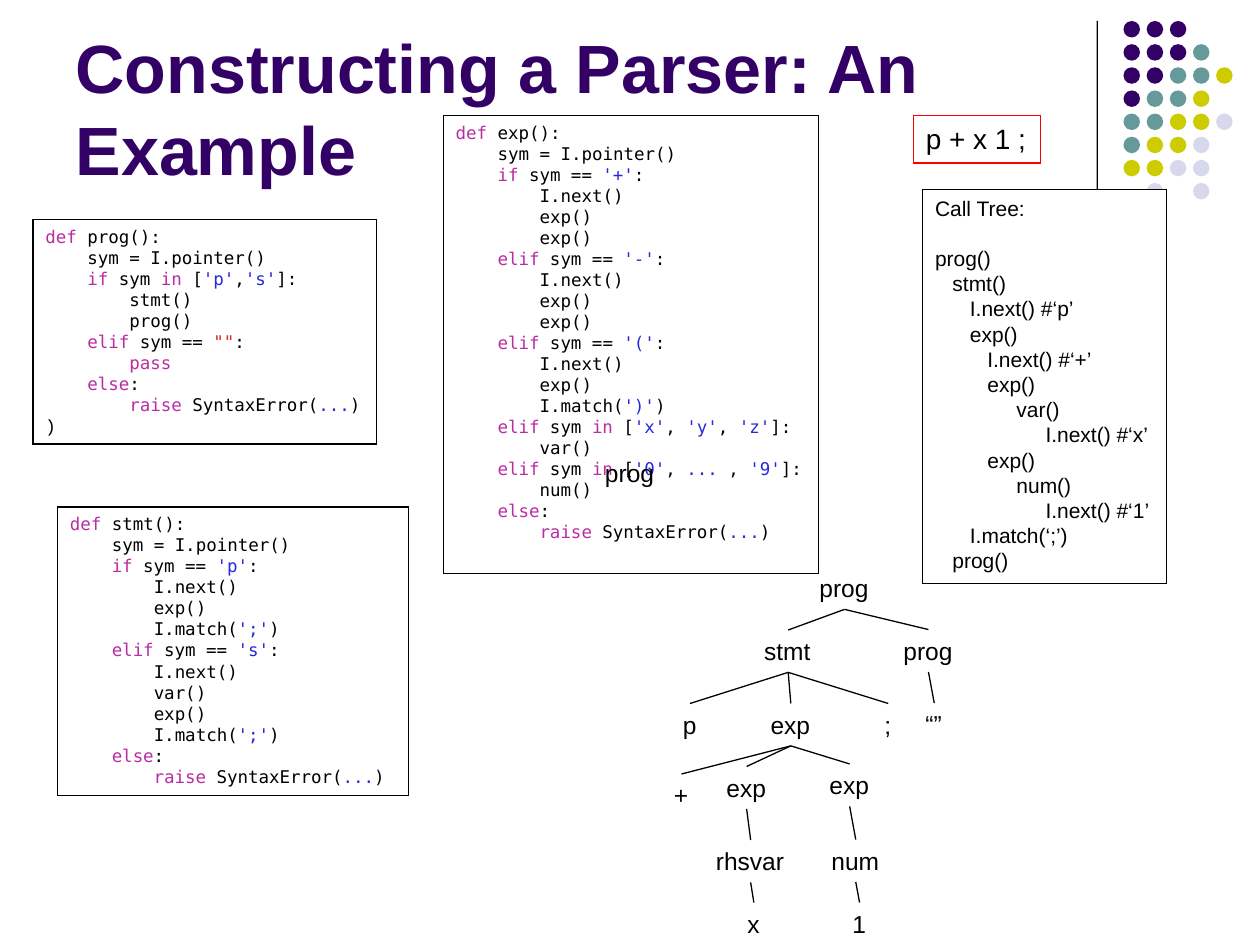
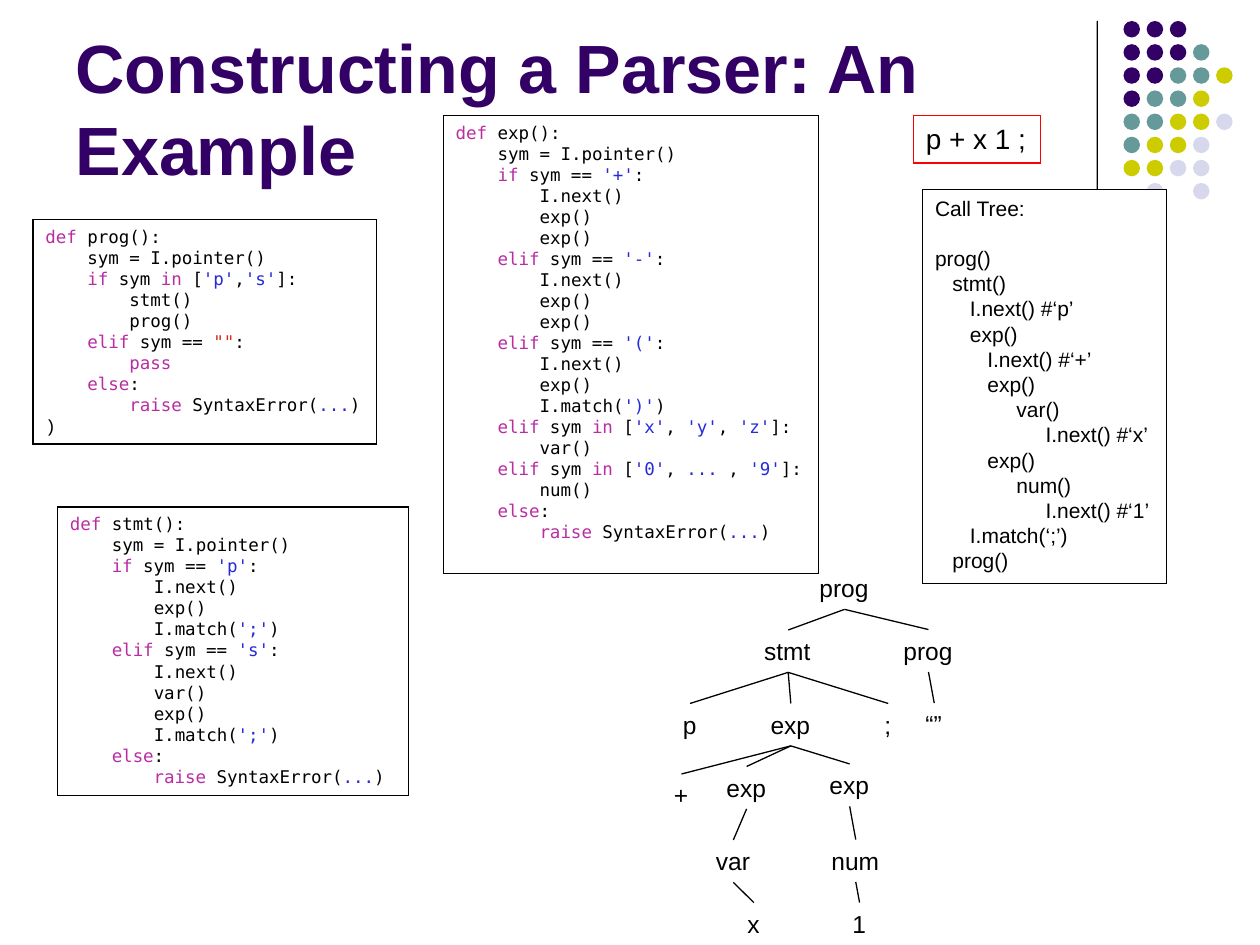
Before and after one commit to lutzhamel/CSC402, a slide deck: slide 24 of notes/csc402-ln002.pptx. Drawn at 1260x945 pixels with LibreOffice and Linux fonts; fonts in the diff are those of the drawing. Boxes give left, top, right and bottom in pixels: in the first picture for what was removed or moved away, otherwise in the second. Text is boxed around its words. In the diff, an @@ line names an element or a change of style, - is before the commit and + after.

```diff
--- a/notes/csc402-ln002.pptx
+++ b/notes/csc402-ln002.pptx
@@ text removed at [605,462,654,487] @@
-prog
@@ line moved from (747, 809) - (751, 840) to (747, 809) - (733, 840) @@
@@ text at [716,856,750,871]: text changed @@
-rhsvar
+var
@@ line moved from (751, 882) - (753, 902) to (733, 882) - (753, 902) @@
```
Also in this commit, not shown: 1 other slide changed, 3 other files.
